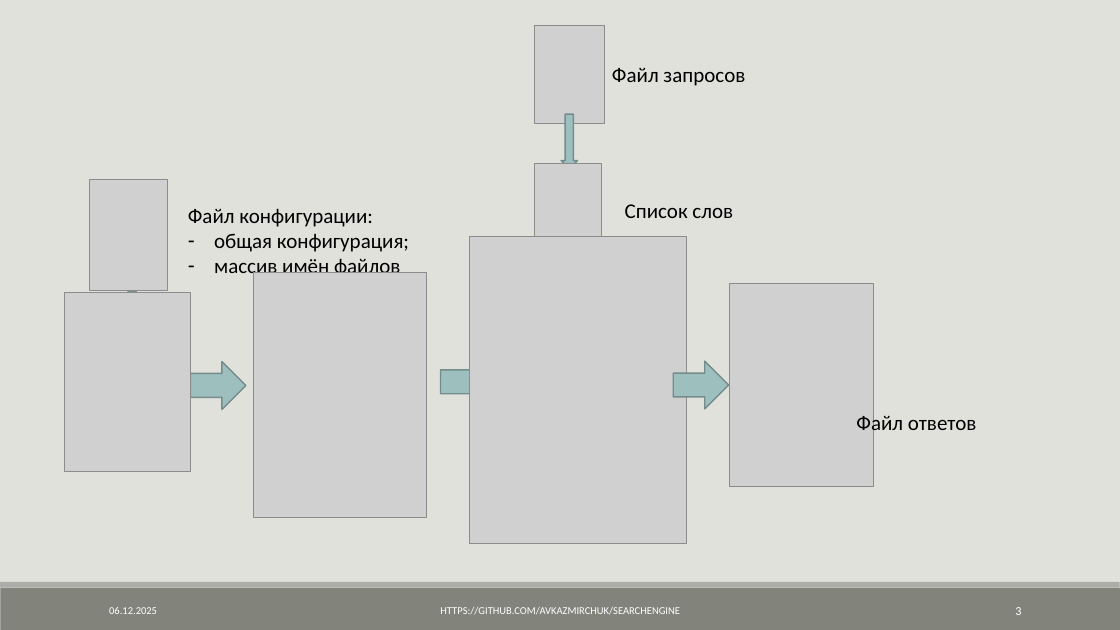
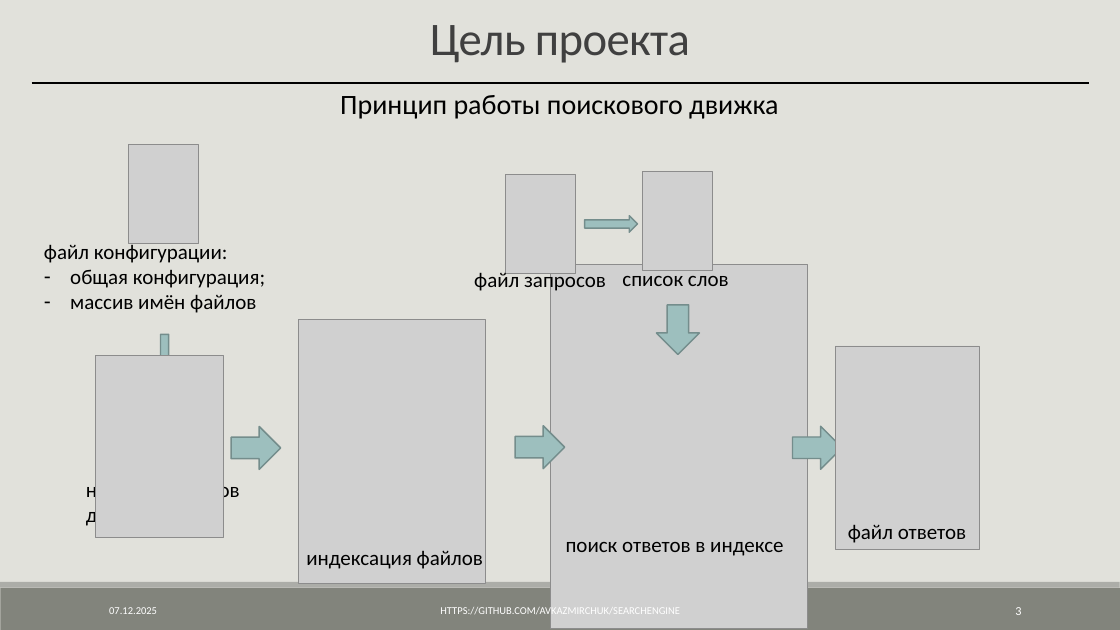
Before and after one commit to AVKazmirchuk/SearchEngine, a slide deck: slide 3 of presentation/защита.pptx. Drawn at 1120x630 pixels with LibreOffice and Linux fonts; fonts in the diff are those of the drawing; grey boxes stand for pictures. Boxes give left, top, right and bottom in pixels: in the first picture for what was removed or moved away, otherwise in the second. Text is boxed around its words. In the diff, an @@ line names an element or a change of style, - is before the commit and + after.

Commit message:
update presentation

```diff
--- a/presentation/защита.pptx
+++ b/presentation/защита.pptx
@@ text added at <box>430,25,690,63</box>, 40 pt, text #404040 @@
+Цель проекта
@@ line added from (32, 83) to (1090, 83), #000000 2 pt @@
@@ text added at <box>340,95,778,119</box>, 24 pt, text #000000 @@
+Принцип работы поискового движка
@@ picture: place and size @@
-picture at <box>90,180,168,290</box>
+picture at <box>129,145,199,244</box>
@@ picture: place and size @@
-picture at <box>535,25,604,124</box>
+picture at <box>506,174,576,273</box>
@@ picture: place and size @@
-picture at <box>535,163,602,257</box>
+picture at <box>643,171,713,271</box>
@@ text "файл конфигурации:": place and size @@
-text "файл конфигурации:" at <box>188,208,409,280</box>
+text "файл конфигурации:" at <box>44,241,265,313</box>
@@ right arrow at <box>585,216,638,233</box>: rotation 90 to 0 degrees @@
@@ text at <box>44,241,228,263</box>: text changed @@
-Файл конфигурации:
+файл конфигурации:
@@ text at <box>474,269,606,293</box>: text changed @@
-Файл запросов
+файл запросов
@@ picture: place and size @@
-picture at <box>469,237,686,544</box>
+picture at <box>550,265,807,628</box>
@@ text at <box>622,269,729,286</box>: text changed @@
-Список слов
+список слов
@@ picture: place and size @@
-picture at <box>253,272,426,518</box>
+picture at <box>299,319,486,584</box>
@@ right arrow added at <box>657,305,700,355</box>, fill #9DBFBE, outline #748D8D 1.25 pt @@
@@ picture: place and size @@
-picture at <box>65,292,191,471</box>
+picture at <box>95,356,223,539</box>
@@ right arrow: place and size @@
-right arrow at <box>124,291,141,344</box>
+right arrow at <box>156,335,173,388</box>
@@ picture: place and size @@
-picture at <box>730,283,875,487</box>
+picture at <box>835,346,980,550</box>
@@ right arrow: place and size @@
-right arrow at <box>191,361,246,409</box>
+right arrow at <box>231,427,281,470</box>
@@ right arrow: place and size @@
-right arrow at <box>440,358,495,406</box>
+right arrow at <box>515,426,565,469</box>
@@ right arrow: place and size @@
-right arrow at <box>674,361,729,409</box>
+right arrow at <box>792,426,842,469</box>
@@ text added at <box>86,479,239,528</box>, 18 pt, text #000000 @@
+названия файлов документов
@@ text at <box>848,525,966,543</box>: text changed @@
-Файл ответов
+файл ответов
@@ text added at <box>306,551,483,569</box>, 18 pt, text #000000 @@
+индексация файлов
@@ text added at <box>566,542,783,556</box>, 18 pt, text #000000 @@
+поиск ответов в индексе
@@ text at <box>109,607,157,614</box>: text changed @@
-06.12.2025
+07.12.2025
```
Also in this commit, not shown: 25 other slides changed, 17 other files.
